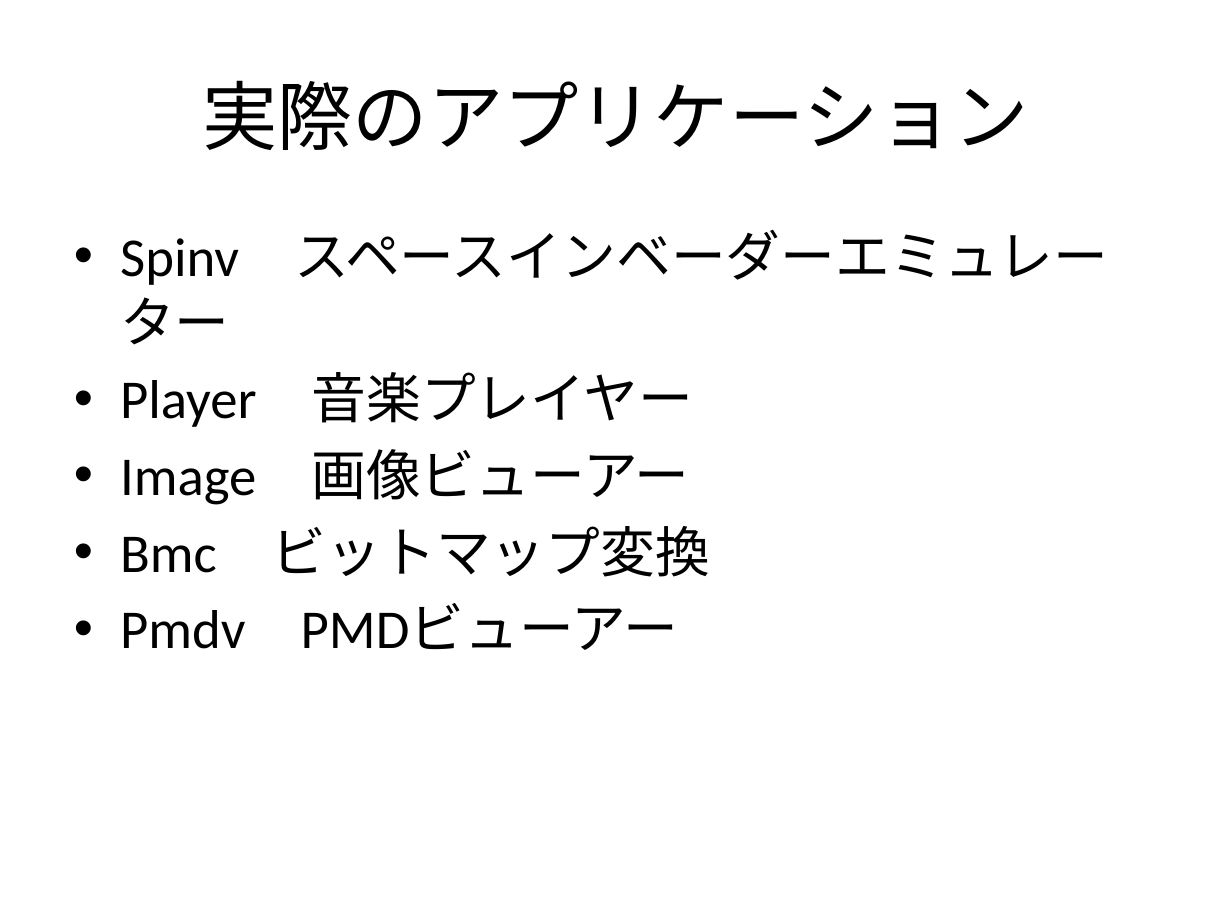
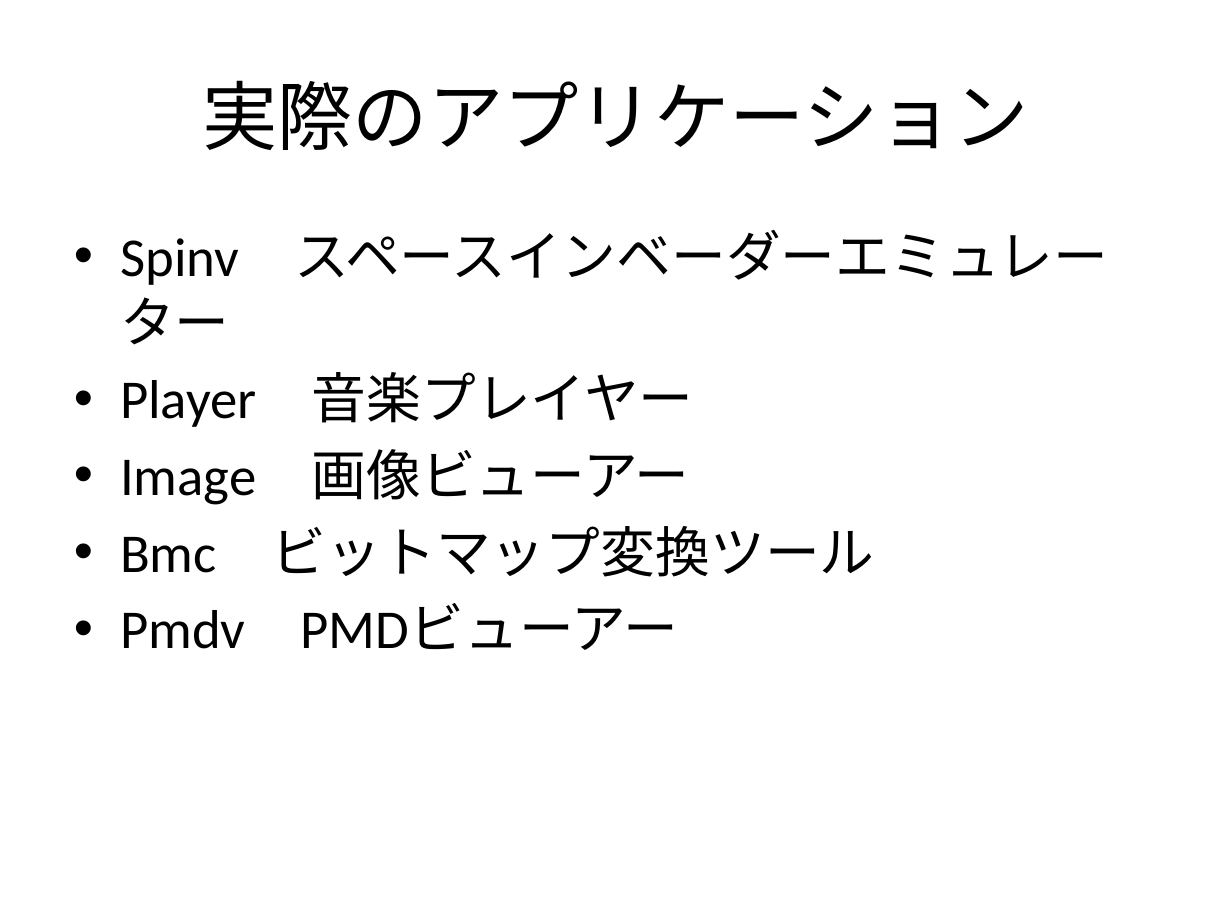
Before and after one commit to hirakuni45/glfw3_app, a slide deck: slide 22 of glfw3_app/docs/GLFW3_OpenGL_GUI.pptx. Drawn at 1232x924 pixels with LibreOffice and Linux fonts; fonts in the diff are those of the drawing. Boxes give left, top, right and bottom in pixels: in the first picture for what was removed or moved away, otherwise in the second. Text is boxed around its words. In the diff, an @@ line names an element or a change of style, - is before the commit and + after.

```diff
--- a/glfw3_app/docs/GLFW3_OpenGL_GUI.pptx
+++ b/glfw3_app/docs/GLFW3_OpenGL_GUI.pptx
@@ text at box(120, 526, 875, 577): text changed @@
-• Bmc ビットマップ変換
+• Bmc ビットマップ変換ツール
```
Also in this commit, not shown: 3 other slides changed.
